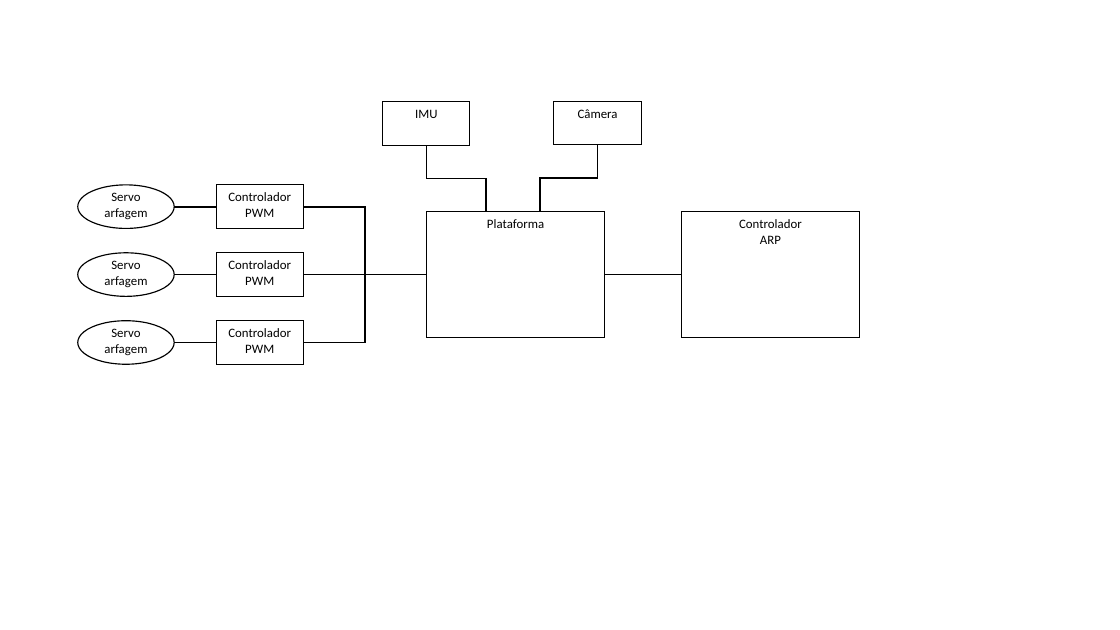
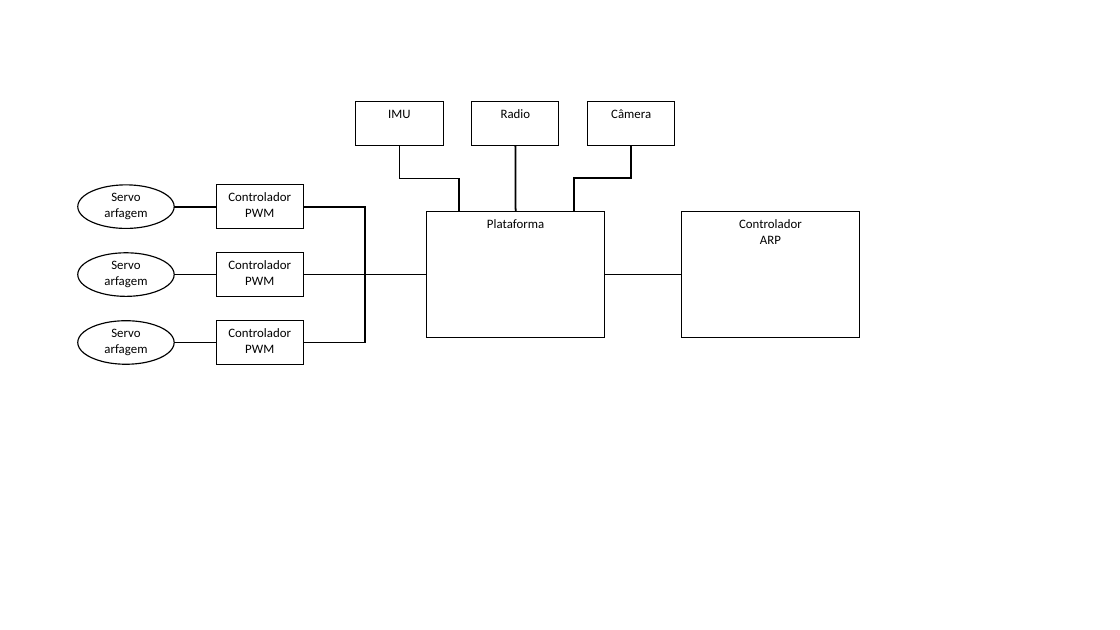
Before and after one commit to afonsofonbraga/UAVGimbal, a slide deck: slide 1 of docs/ARP_CAM_System.pptx. Drawn at 1120x630 pixels with LibreOffice and Linux fonts; fonts in the diff are those of the drawing. Boxes give left, top, right and bottom in pixels: in the first picture for what was removed or moved away, otherwise in the second. Text is boxed around its words. In the diff, an @@ line names an element or a change of style, - is before the commit and + after.

```diff
--- a/docs/ARP_CAM_System.pptx
+++ b/docs/ARP_CAM_System.pptx
@@ rectangle "IMU": place and size @@
-rectangle "IMU" at bbox=[383, 102, 471, 145]
+rectangle "IMU" at bbox=[356, 102, 444, 145]
@@ rectangle added at bbox=[472, 102, 560, 145], outline #000000 0.75 pt, 11 pt, text #000000 @@
+Radio
@@ rectangle "Câmera": place and size @@
-rectangle "Câmera" at bbox=[555, 102, 642, 145]
+rectangle "Câmera" at bbox=[588, 102, 676, 145]
@@ elbow line moved from (427, 145) - (486, 212) to (400, 145) - (460, 212) @@
@@ line added from (516, 145) to (516, 212), #000000 1.5 pt @@
@@ elbow line moved from (597, 145) - (540, 211) to (632, 145) - (574, 211) @@
```
Also in this commit, not shown: 3 other files.
